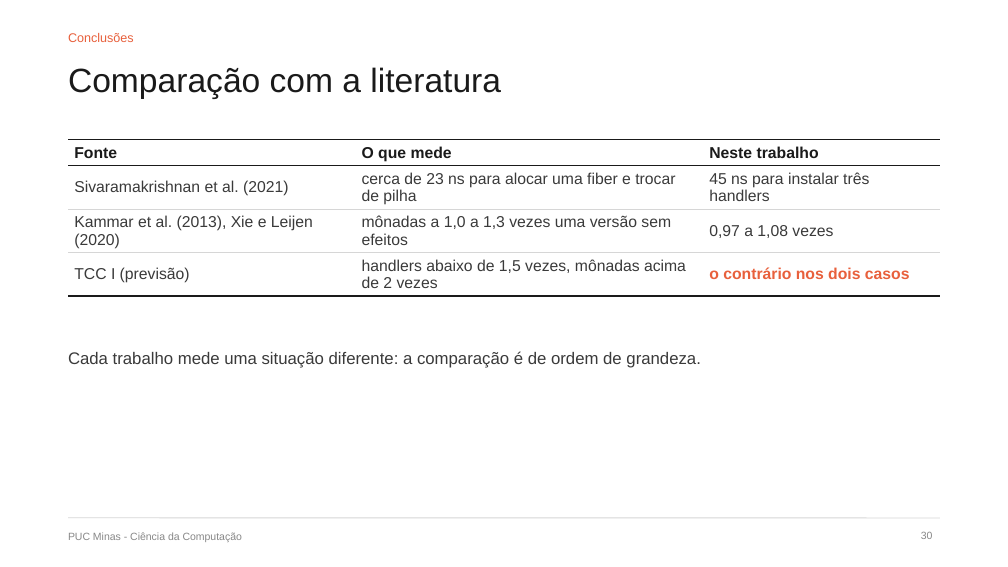
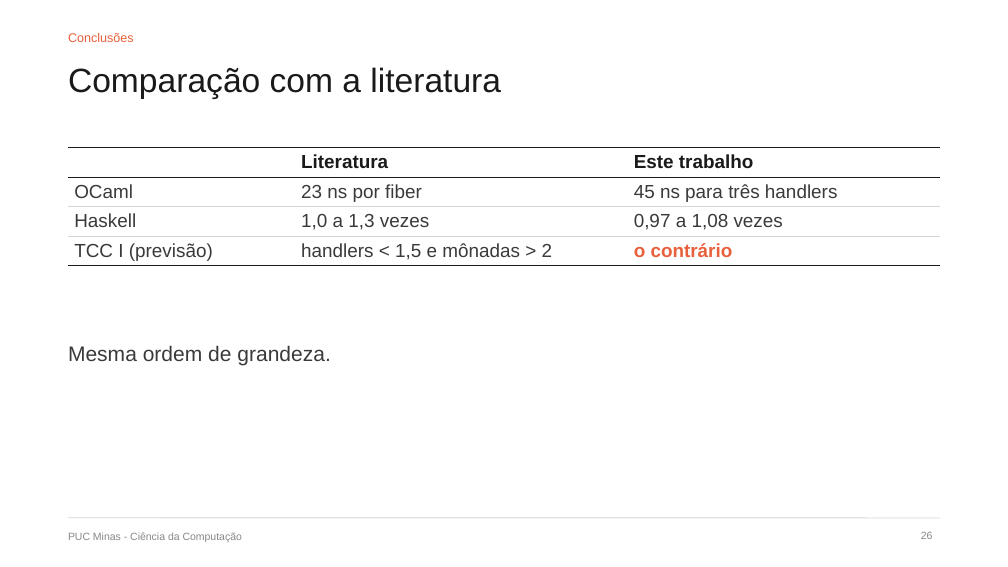
Before and after one commit to DiegoMarchioni/TCC, a slide deck: slide 26 of apresentacao/dissertacao/defesa.pptx (slide 30 before the commit). Drawn at 1008x567 pixels with LibreOffice and Linux fonts; fonts in the diff are those of the drawing. Boxes give left, top, right and bottom in pixels: in the first picture for what was removed or moved away, otherwise in the second. Text is boxed around its words. In the diff, an @@ line names an element or a change of style, - is before the commit and + after.

```diff
--- a/apresentacao/dissertacao/defesa.pptx
+++ b/apresentacao/dissertacao/defesa.pptx
@@ table at [68,147,940,265] @@
-row 1: Fonte | O que mede | Neste trabalho
+row 1:  | Literatura | Este trabalho
-row 2: Sivaramakrishnan et al. (2021) | cerca de 23 ns para alocar uma fiber e trocar de pilha | 45 ns para instalar três handlers
+row 2: OCaml | 23 ns por fiber | 45 ns para três handlers
-row 3, column 1: Kammar et al. (2013), Xie e Leijen (2020)
+row 3, column 1: Haskell
-row 3, column 2: mônadas a 1,0 a 1,3 vezes uma versão sem efeitos
+row 3, column 2: 1,0 a 1,3 vezes
-row 4, column 2: handlers abaixo de 1,5 vezes, mônadas acima de 2 vezes
+row 4, column 2: handlers < 1,5 e mônadas > 2
-row 4, column 3: o contrário nos dois casos
+row 4, column 3: o contrário
@@ size 15 to 18 pt in "0,97 a 1,08 vezes", "TCC I (previsão)" @@
@@ table: place and size @@
-table at [68,140,940,292]
+table at [68,147,940,265]
@@ text at [68,345,330,365]: text changed; size 16 to 20 pt @@
-Cada trabalho mede uma situação diferente: a comparação é de ordem de grandeza.
+Mesma ordem de grandeza.
```
Also in this commit, not shown: 21 other slides changed, 3 slides added, 5 slides removed, 3 other files.
